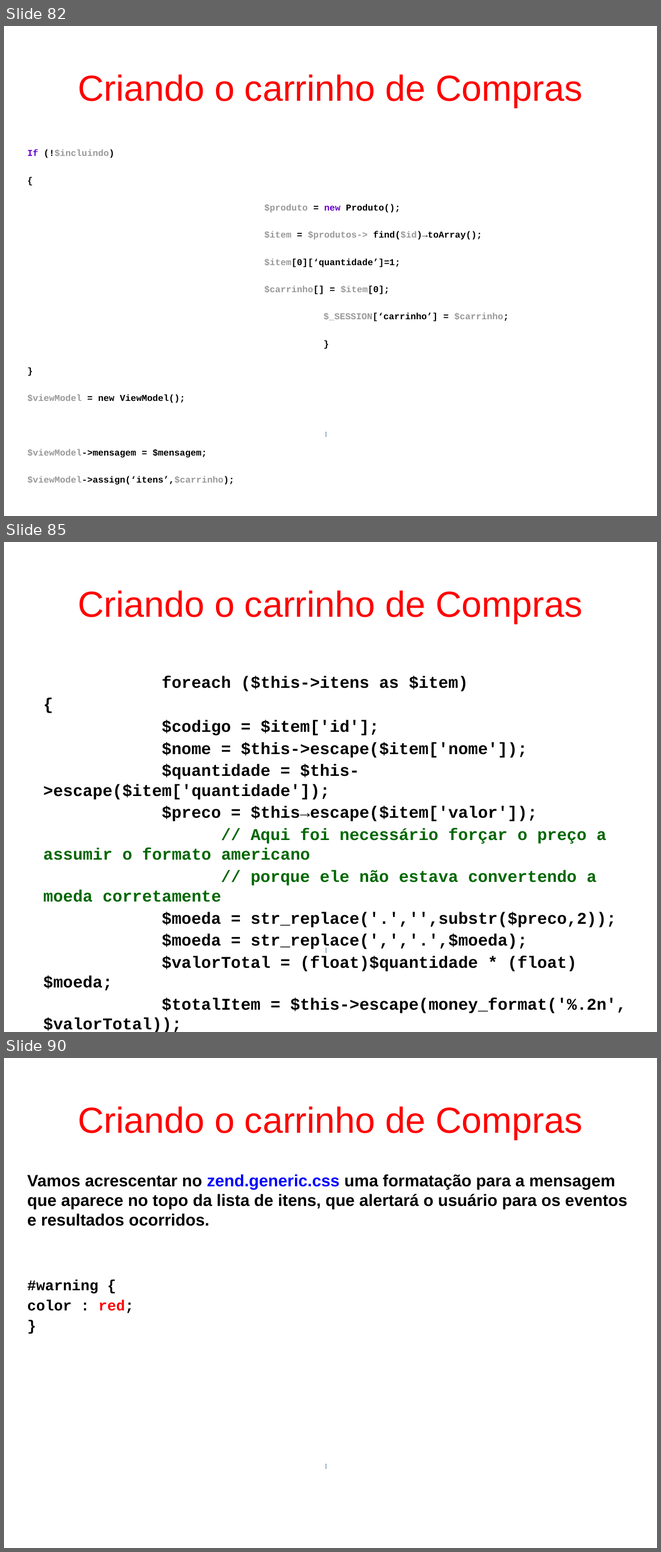
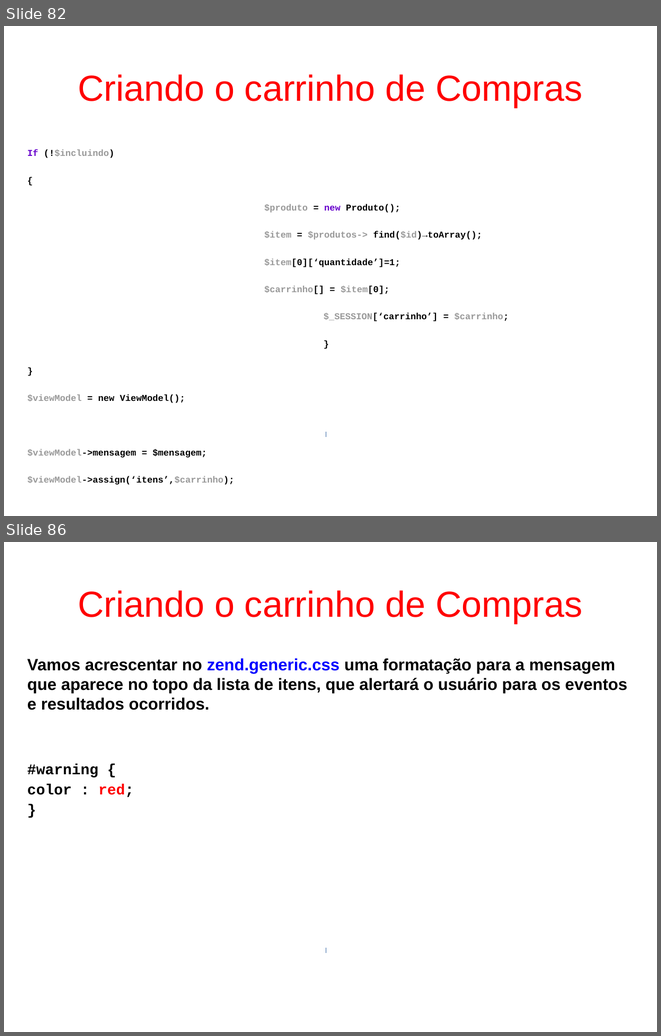
Before and after one commit to fgsl/lojasacme, a slide deck: docs/tutorial.odp. Shown one above the other, each under a label of ours: slides 82, 85 and 90 before the commit, slides 82 and 86 after it; the slides between them are not shown. The pictures are 661x1552 and 661x1036 pixels, drawn with LibreOffice and Linux fonts; fonts in the diff are those of the drawing. Boxes give left, top, right and bottom in pixels: in the first picture for what was removed or moved away, otherwise in the second. Text is boxed around its words. In the diff, an @@ line names an element or a change of style, - is before the commit and + after.

```diff
--- a/docs/tutorial.odp
+++ b/docs/tutorial.odp
@@ slide 85 removed at bbox=[4, 542, 657, 1032], background #FFFFFF @@
@@ title removed at bbox=[78, 590, 582, 623] @@
-Criando o carrinho de Compras
@@ text removed at bbox=[43, 676, 626, 1013] @@
-foreach ($this->itens as $item)
-{
-$codigo = $item['id'];
-$nome = $this->escape($item['nome']);
-$quantidade = $this->escape($item['quantidade']);
-$preco = $this→escape($item['valor']);
-// Aqui foi necessário forçar o preço a assumir o formato americano
-// porque ele não estava convertendo a moeda corretamente
-$moeda = str_replace('.','',substr($preco,2));
-$moeda = str_replace(',','.',$moeda);
-$valorTotal = (float)$quantidade * (float)$moeda;
-$totalItem = $this->escape(money_format('%.2n',$valorTotal));
@@ rectangle removed at bbox=[326, 948, 326, 953] @@
@@ what was slide 90 is now slide 86 @@
```
Also in this commit, not shown: 3 slides changed, 3 other slides removed, 3 other files.
